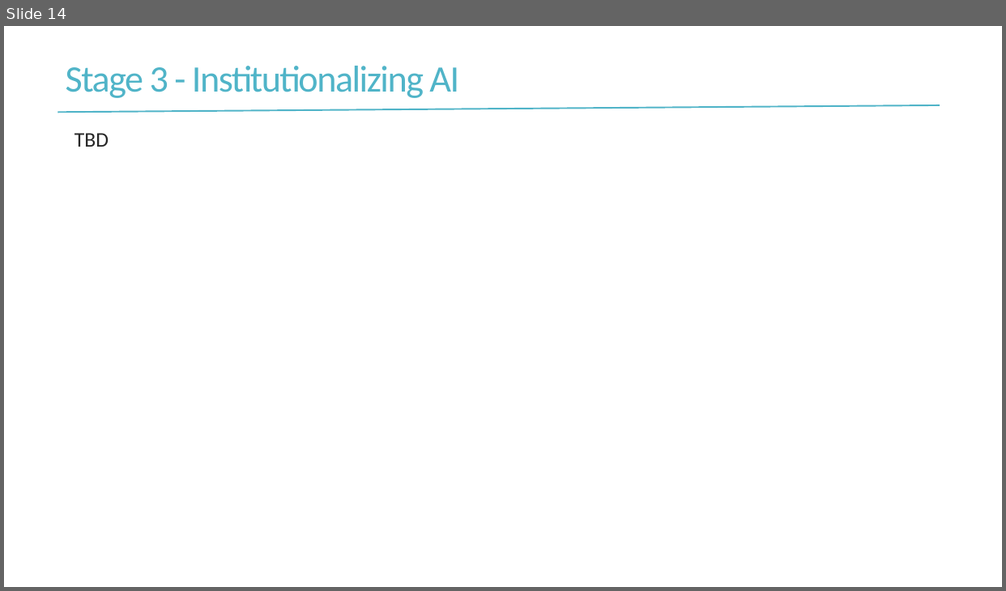
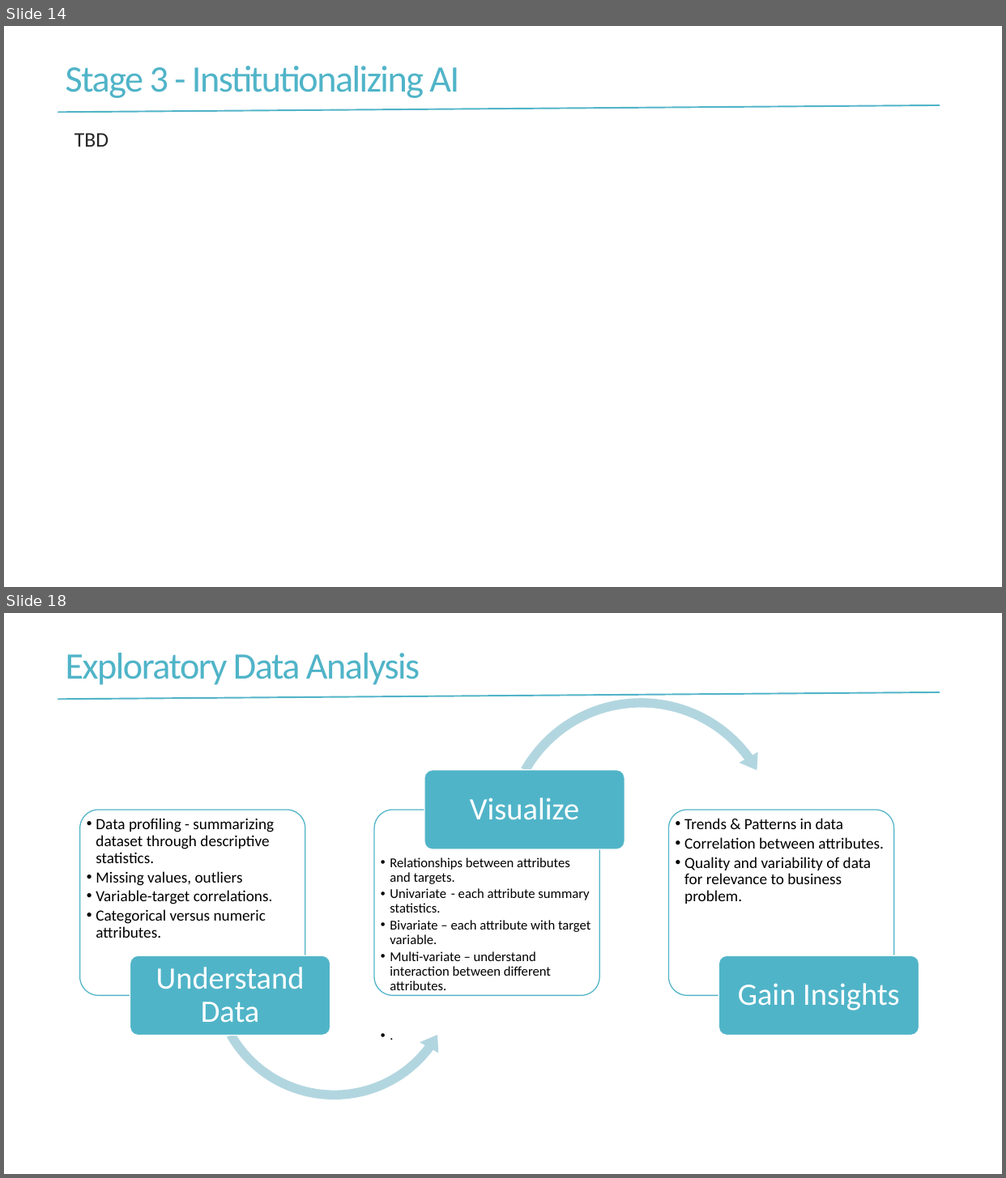
Before and after one commit to ranata/dm, a slide deck: cognitive-ecommercev0.3.pptx. Shown one above the other, each under a label of ours: slide 14 before the commit, slides 14 and 18 after it; the slides between them are not shown. The pictures are 1006x591 and 1006x1178 pixels, drawn with LibreOffice and Linux fonts; fonts in the diff are those of the drawing. Boxes give left, top, right and bottom in pixels: in the first picture for what was removed or moved away, otherwise in the second. Text is boxed around its words. In the diff, an @@ line names an element or a change of style, - is before the commit and + after.

```diff
--- a/cognitive-ecommercev0.3.pptx
+++ b/cognitive-ecommercev0.3.pptx
@@ slide 18 added at (4,613,1002,1174), background #FFFFFF; not listed: 1 template element that a slide beside it also shows @@
@@ title added at (66,653,420,685), 36 pt, text #50B4C8 @@
+Exploratory Data Analysis
@@ group added at (79,692,919,1105): 6 rounded rectangles, 6 texts, 1 left circular arrow, 1 circular arrow @@
+  • Data profiling - summarizing dataset through descriptive statistics.
+  • Missing values, outliers
+  • Variable-target correlations.
+  • Categorical versus numeric attributes.
+Understand Data
+  • Relationships between attributes and targets.
+  • Univariate - each attribute summary statistics.
+  • Bivariate – each attribute with target variable.
+  • Multi-variate – understand interaction between different attributes.
+  • .
+Visualize
+  • Trends & Patterns in data
+  • Correlation between attributes.
+  • Quality and variability of data for relevance to business problem.
+Gain Insights
```
Also in this commit, not shown: 3 slides changed, 4 other slides added, 1 slide removed.
